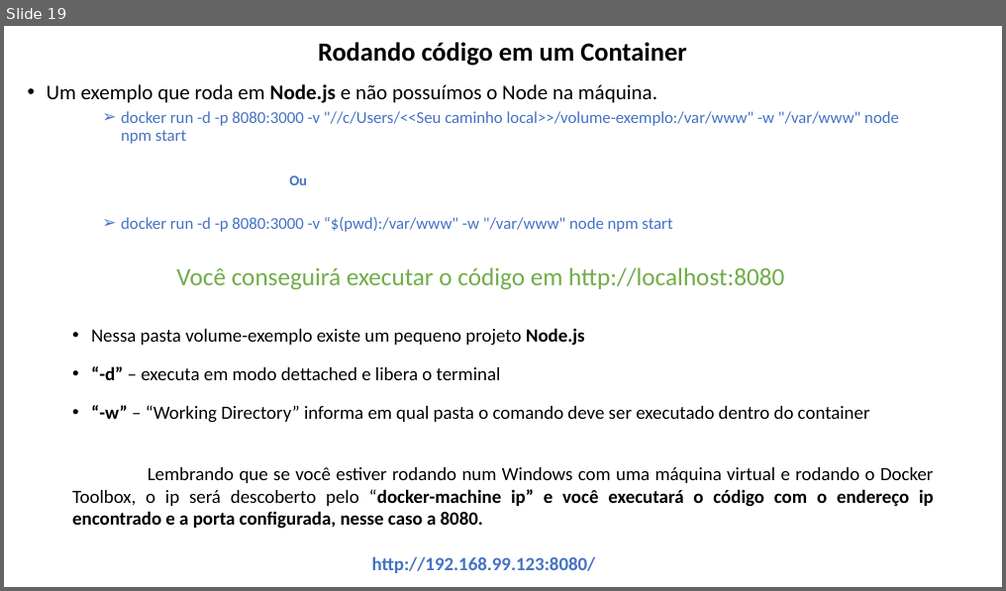
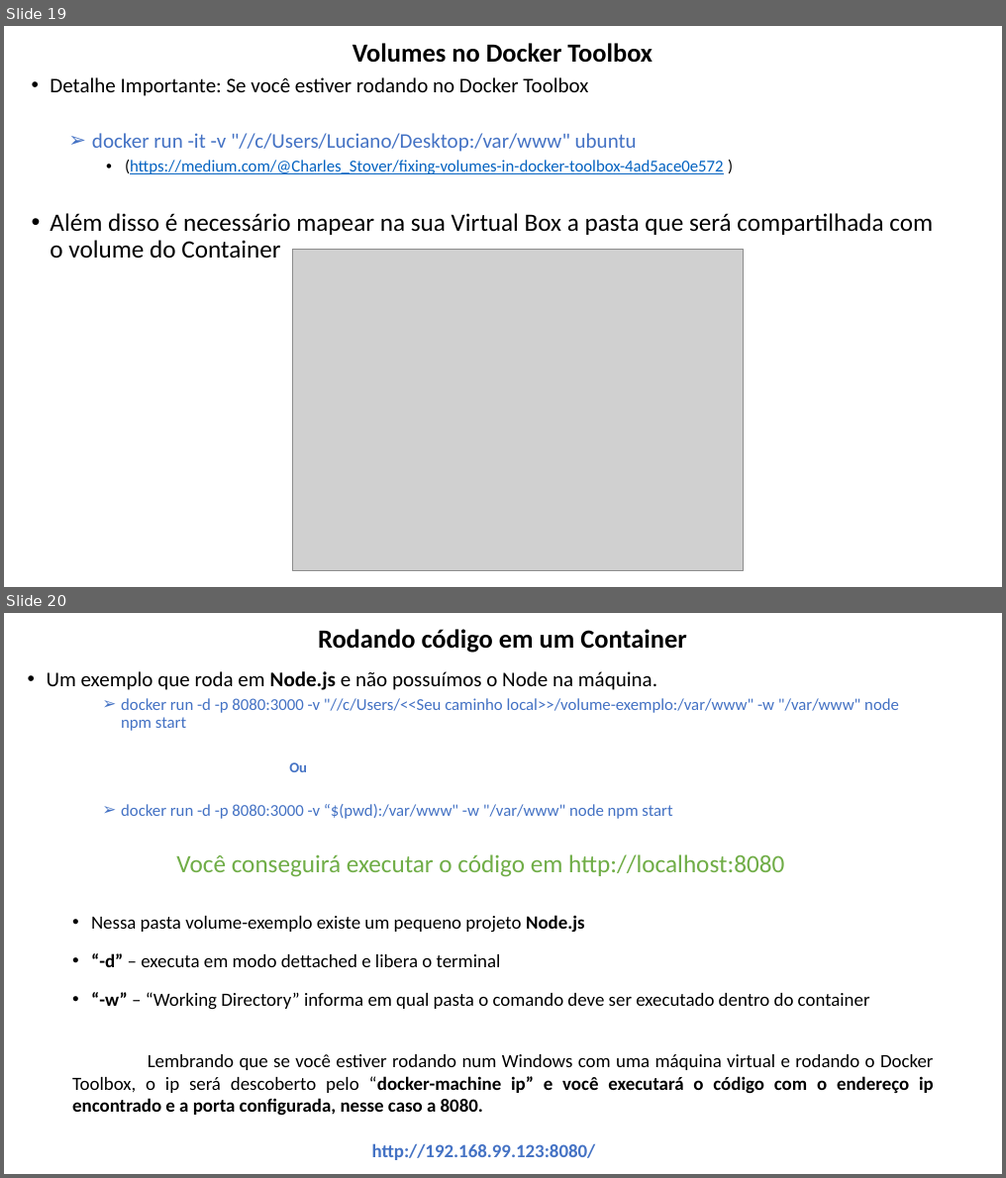
Before and after one commit to lacsousa/learning-docker, a slide deck: docs/docker-resumo.pptx. Shown one above the other, each under a label of ours: slide 19 before the commit, slides 19 and 20 after it. The pictures are 1006x591 and 1006x1178 pixels, drawn with LibreOffice and Linux fonts; fonts in the diff are those of the drawing; grey boxes stand for pictures. Boxes give left, top, right and bottom in pixels: in the first picture for what was removed or moved away, otherwise in the second. Text is boxed around its words. In the diff, an @@ line names an element or a change of style, - is before the commit and + after.

Commit message:
Ajustes apresentação para volumes no Docker Toolbox

```diff
--- a/docs/docker-resumo.pptx
+++ b/docs/docker-resumo.pptx
@@ slide 19 added at [4, 26, 1002, 587], background #FFFFFF @@
@@ title added at [352, 43, 652, 63], 25.2 pt, text #000000, bold @@
+Volumes no Docker Toolbox
@@ text added at [50, 77, 933, 258], 20 pt, text #000000 @@
+  • Detalhe Importante: Se você estiver rodando no Docker Toolbox
+  ➢ docker run -it -v "//c/Users/Luciano/Desktop:/var/www" ubuntu
+    • (https://medium.com/@Charles_Stover/fixing-volumes-in-docker-toolbox-4ad5ace0e572 )
+• Além disso é necessário mapear na sua Virtual Box a pasta que será compartilhada com o volume do Container
@@ picture added at [292, 249, 744, 571] @@
@@ what was slide 19 is now slide 20 @@
```
Also in this commit, not shown: 2 slides changed.
